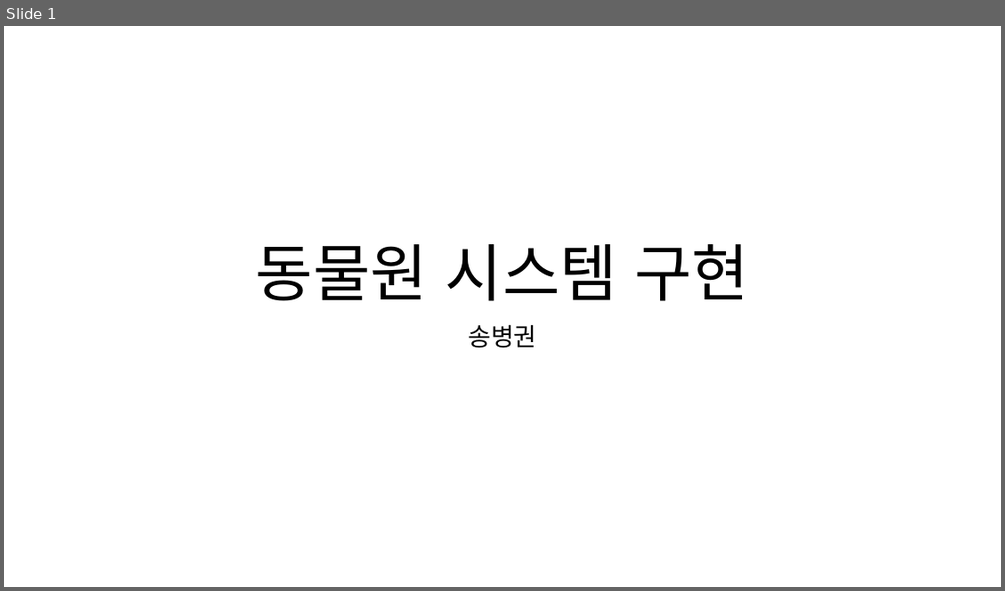
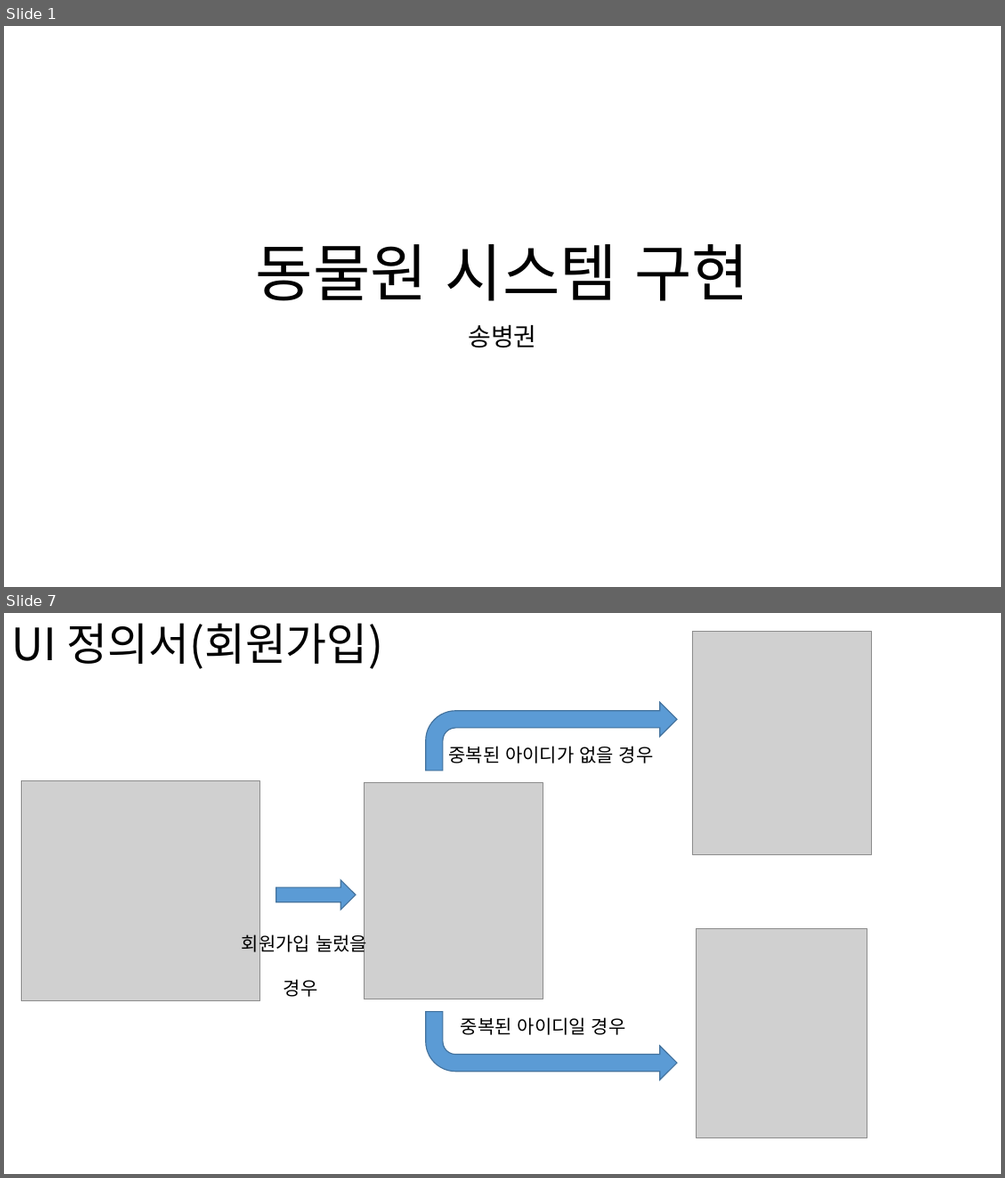
Before and after one commit to SongByungKwon/Frist-P, a slide deck: P/doc/동물원 시스템 구현.pptx. Shown one above the other, each under a label of ours: slide 1 before the commit, slides 1 and 7 after it; the slides between them are not shown. The pictures are 1005x591 and 1005x1178 pixels, drawn with LibreOffice and Linux fonts; fonts in the diff are those of the drawing; grey boxes stand for pictures. Boxes give left, top, right and bottom in pixels: in the first picture for what was removed or moved away, otherwise in the second. Text is boxed around its words. In the diff, an @@ line names an element or a change of style, - is before the commit and + after.

```diff
--- a/P/doc/동물원 시스템 구현.pptx
+++ b/P/doc/동물원 시스템 구현.pptx
@@ slide 7 added at (4,613,1001,1174), background #FFFFFF @@
@@ text added at (11,623,383,669), 42.9 pt, text #000000 @@
+UI 정의서(회원가입)
@@ picture added at (692,631,872,854) @@
@@ bent arrow added at (426,702,677,770), fill #5B9BD5, outline #43739E 1 pt @@
@@ text added at (448,746,654,763), 18 pt, text #000000 @@
+중복된 아이디가 없을 경우
@@ picture added at (22,781,260,1001) @@
@@ picture added at (364,783,543,999) @@
@@ right arrow added at (276,880,356,909), fill #5B9BD5, outline #43739E 1 pt @@
@@ text added at (242,932,367,997), 18 pt, text #000000 @@
+회원가입 눌렀을
+경우
@@ picture added at (696,929,867,1138) @@
@@ bent arrow added at (426,1012,677,1079), fill #5B9BD5, outline #43739E 1 pt @@
@@ text added at (461,1017,626,1035), 18 pt, text #000000 @@
+중복된 아이디일 경우
```
Also in this commit, not shown: 5 slides changed, 6 other slides added, 3 slides removed, 5 other files.
